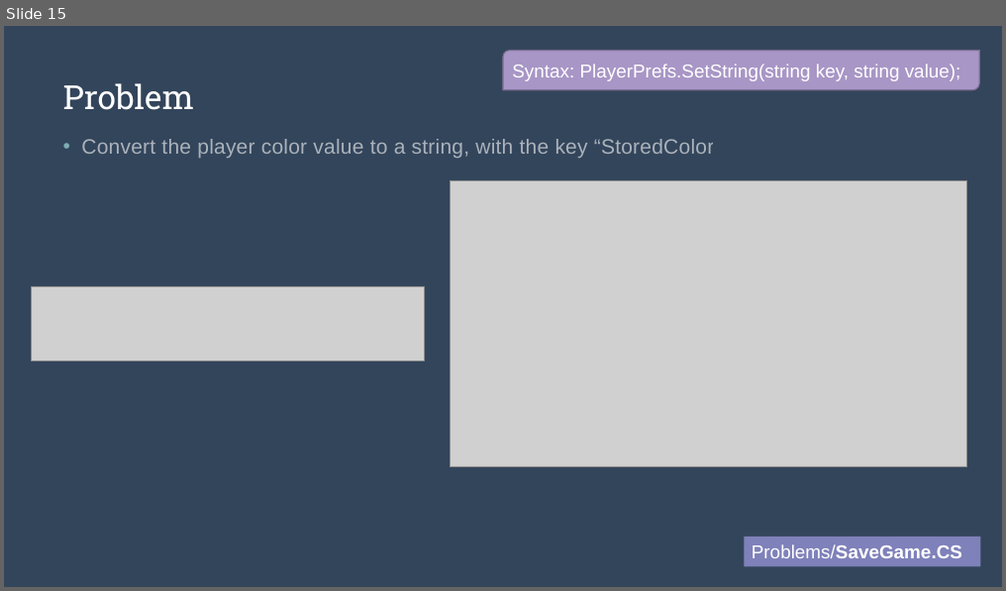
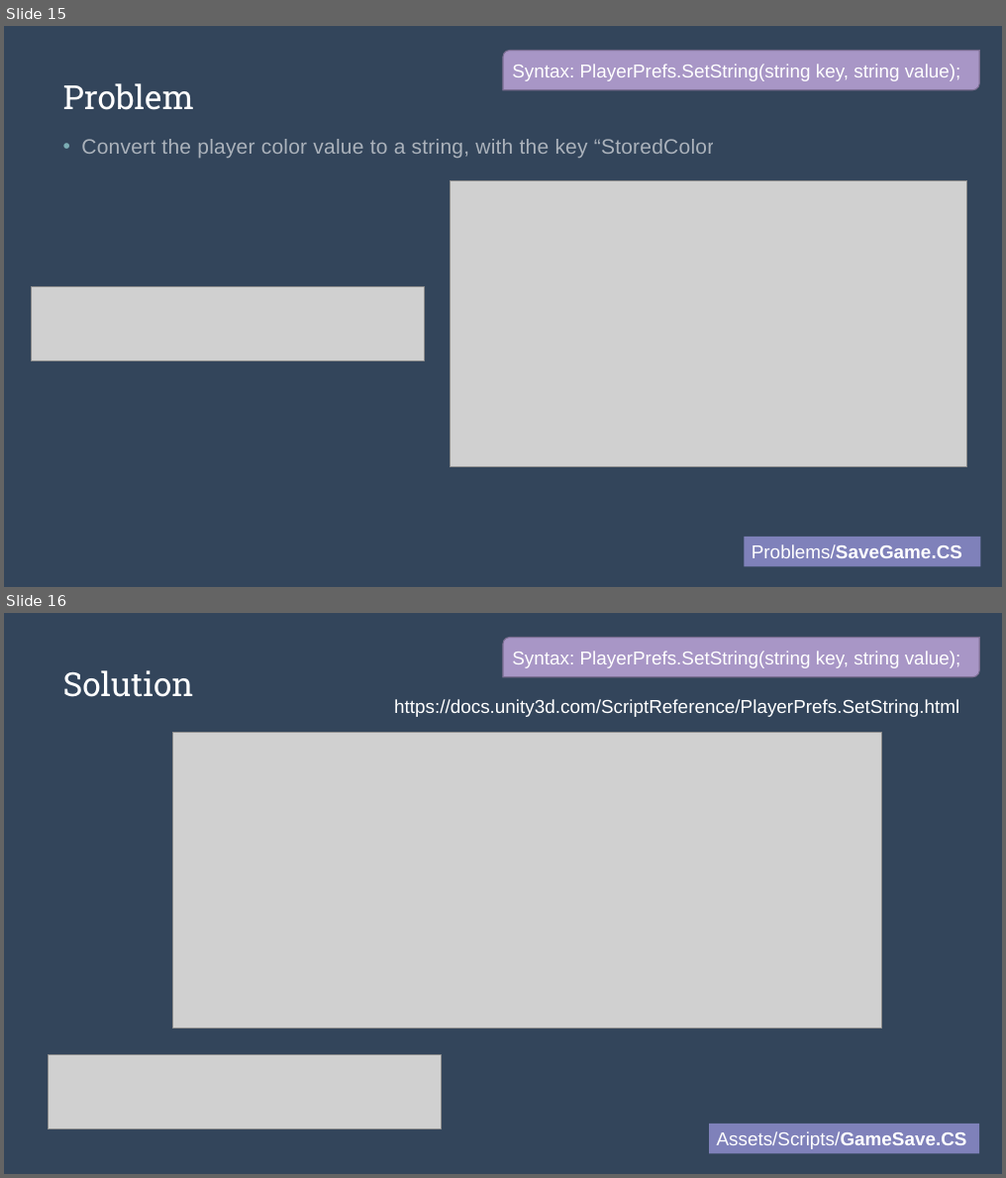
Before and after one commit to alexasummers/Serialization, a slide deck: Serialization/Lecture.pptx. Shown one above the other, each under a label of ours: slide 15 before the commit, slides 15 and 16 after it. The pictures are 1006x591 and 1006x1178 pixels, drawn with LibreOffice and Linux fonts; fonts in the diff are those of the drawing; grey boxes stand for pictures. Boxes give left, top, right and bottom in pixels: in the first picture for what was removed or moved away, otherwise in the second. Text is boxed around its words. In the diff, an @@ line names an element or a change of style, - is before the commit and + after.

Commit message:
Update GameSave.cs
Update GameSave and Lecture-- broken

```diff
--- a/Serialization/Lecture.pptx
+++ b/Serialization/Lecture.pptx
@@ slide 16 added at (x1=4, y1=613, x2=1002, y2=1174), background #243141; not listed: 1 template element that a slide beside it also shows @@
@@ round diag rect added at (x1=503, y1=637, x2=980, y2=676), fill #A896C6, outline #7C6F92 1 pt, 18 pt, text #FFFFFF @@
+Syntax: PlayerPrefs.SetString(string key, string value);
@@ title added at (x1=63, y1=670, x2=194, y2=697), 32 pt, text #FFFFFF @@
+Solution
@@ text added at (x1=394, y1=699, x2=959, y2=717), 18 pt, text #FFFFFF @@
+https://docs.unity3d.com/ScriptReference/PlayerPrefs.SetString.html
@@ picture added at (x1=173, y1=732, x2=881, y2=1029) @@
@@ picture added at (x1=49, y1=1056, x2=442, y2=1131) @@
@@ rectangle added at (x1=709, y1=1124, x2=979, y2=1154), fill #7F81BA, 18 pt, text #FFFFFF @@
+Assets/Scripts/GameSave.CS
```
Also in this commit, not shown: 2 slides changed, 4 other slides added, 1 other file.
